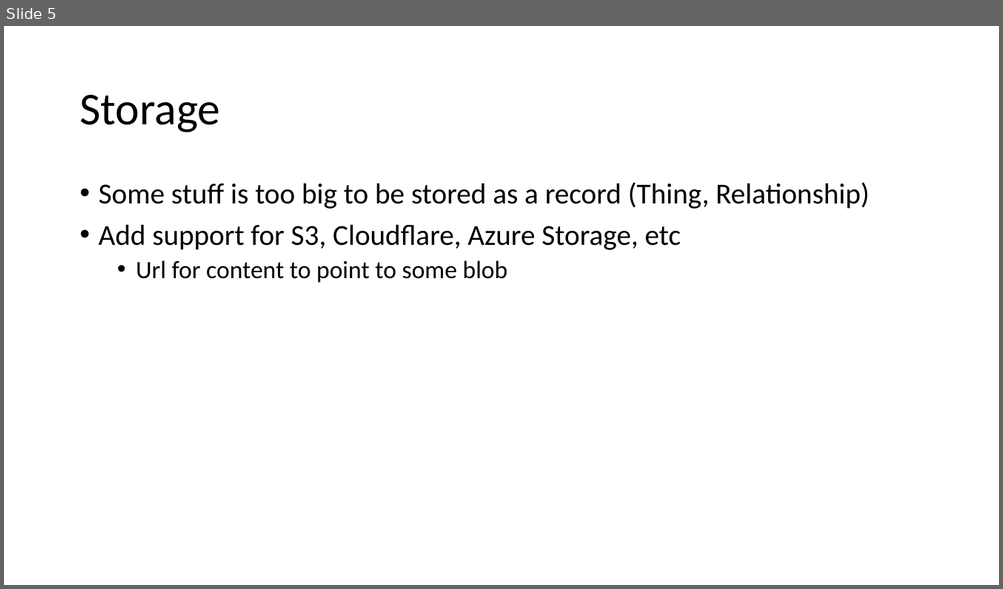
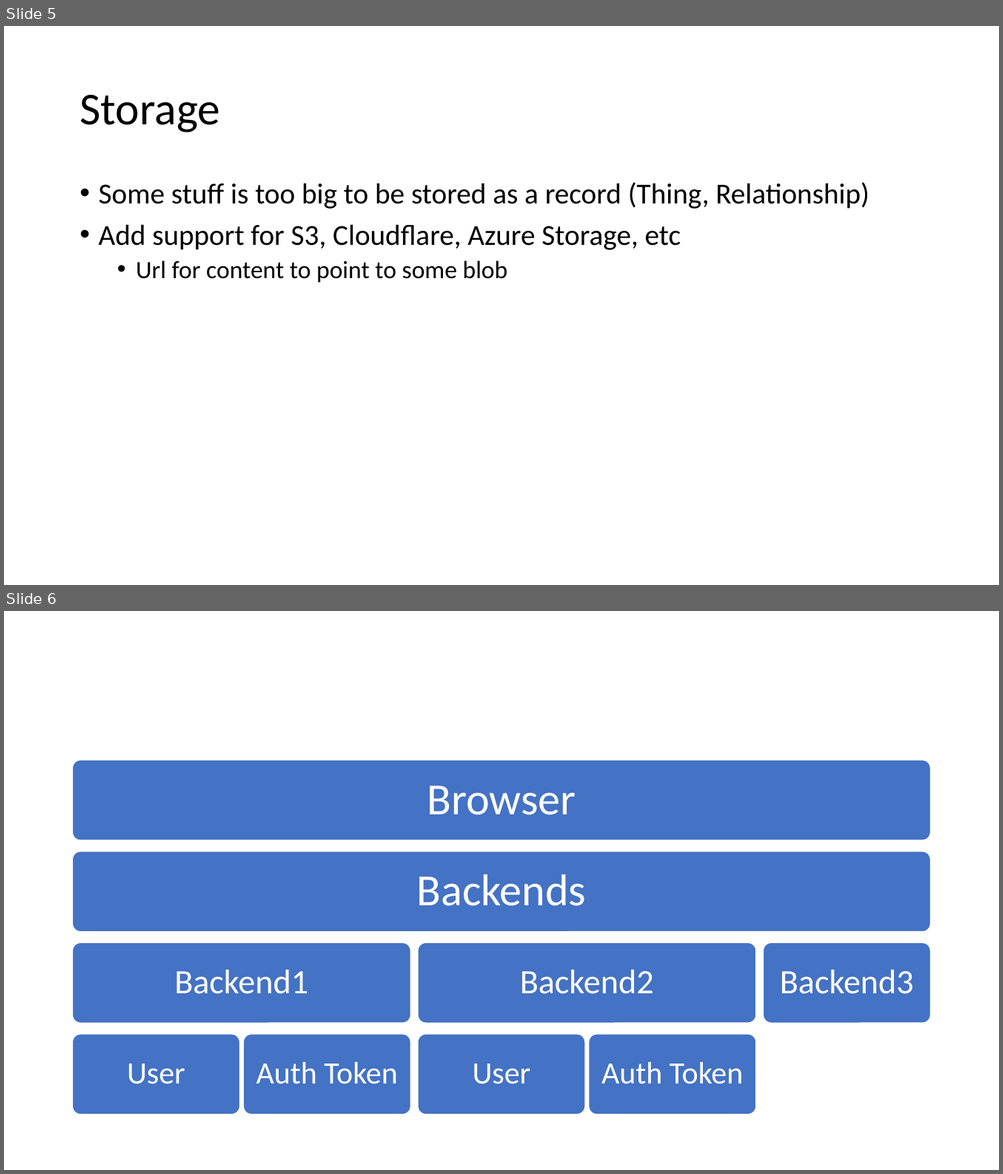
Before and after one commit to raddest-ca/encyclopedia-radica, a slide deck: radica.pptx. Shown one above the other, each under a label of ours: slide 5 before the commit, slides 5 and 6 after it. The pictures are 1003x589 and 1003x1174 pixels, drawn with LibreOffice and Linux fonts; fonts in the diff are those of the drawing. Boxes give left, top, right and bottom in pixels: in the first picture for what was removed or moved away, otherwise in the second. Text is boxed around its words. In the diff, an @@ line names an element or a change of style, - is before the commit and + after.

Commit message:
backend with auth on form start

```diff
--- a/radica.pptx
+++ b/radica.pptx
@@ slide 6 added at (4, 611, 999, 1170), background #FFFFFF @@
@@ group added at (73, 760, 930, 1115): 9 rounded rectangles, 9 texts @@
+Browser
+Backends
+Backend1
+User
+Auth Token
+Backend2
+User
+Auth Token
+Backend3
```
Also in this commit, not shown: 1 slide removed, 4 other files.
